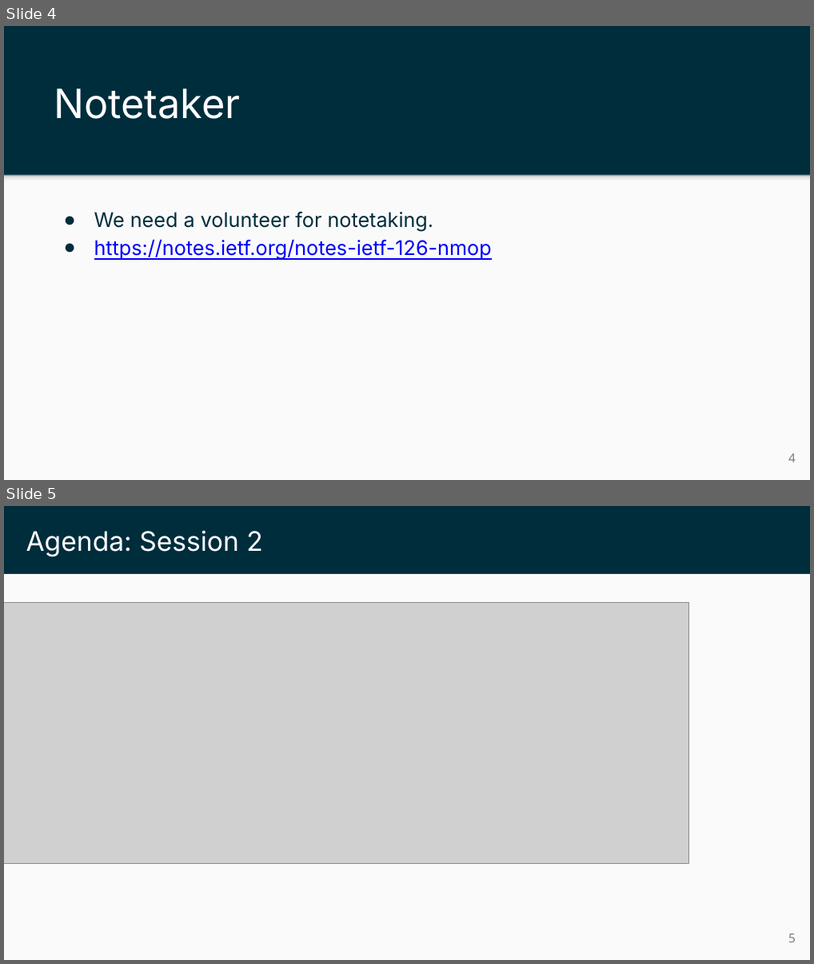
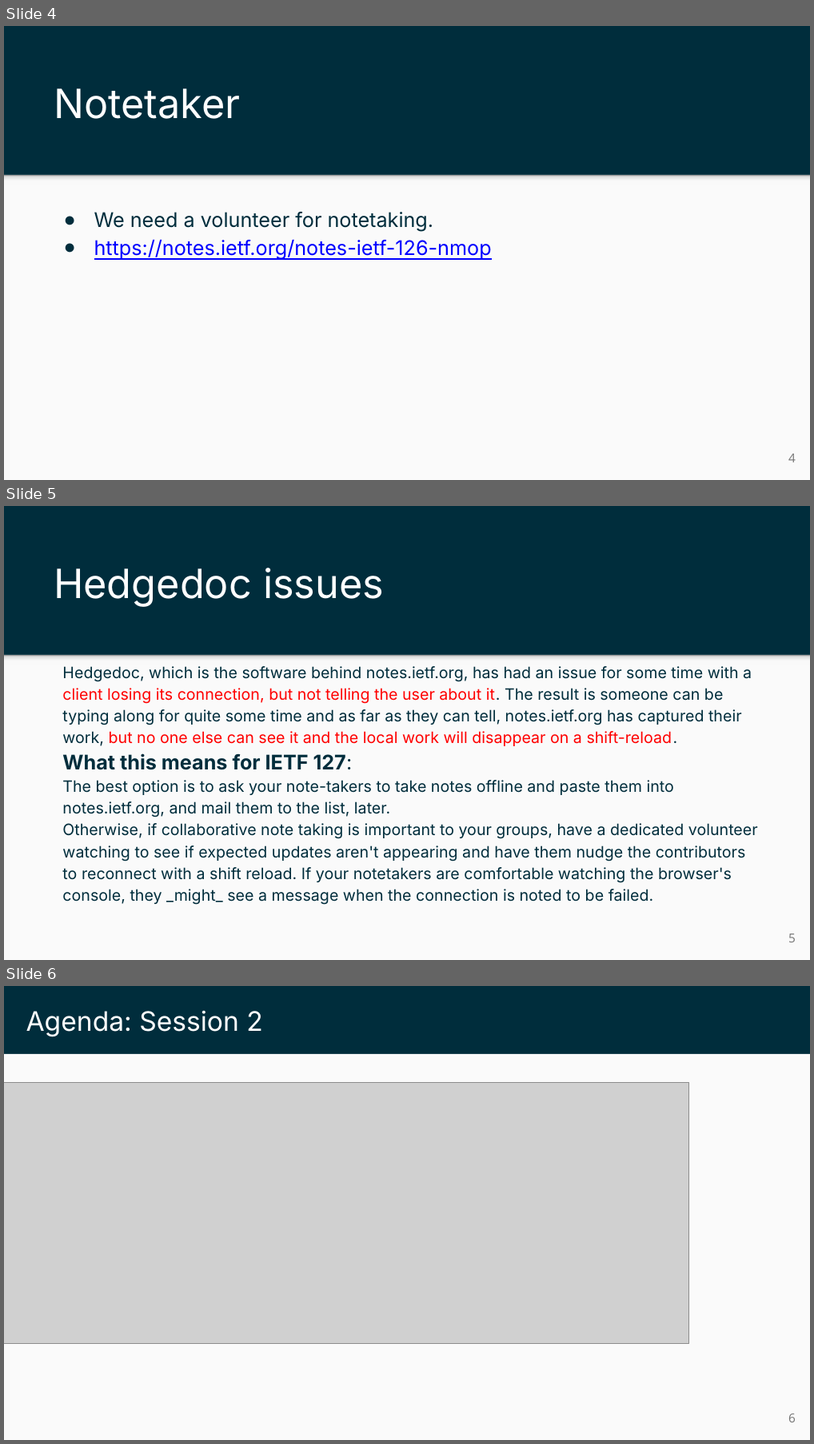
Before and after one commit to ietf-wg-nmop/IETF-Meetings, a slide deck: 127/slides/slides-127-nmop-chair-slides-session2.pptx. Shown one above the other, each under a label of ours: slides 4 and 5 before the commit, slides 4, 5 and 6 after it. The pictures are 814x964 and 814x1444 pixels, drawn with LibreOffice and Linux fonts; fonts in the diff are those of the drawing; grey boxes stand for pictures. Boxes give left, top, right and bottom in pixels: in the first picture for what was removed or moved away, otherwise in the second. Text is boxed around its words. In the diff, an @@ line names an element or a change of style, - is before the commit and + after.

```diff
--- a/127/slides/slides-127-nmop-chair-slides-session2.pptx
+++ b/127/slides/slides-127-nmop-chair-slides-session2.pptx
@@ slide 5 added at (4,506,810,960), background #002D3C; not listed: 2 template elements that a slide beside it also shows @@
@@ title added at (54,568,384,606), 36 pt, text #FFFFFF @@
+Hedgedoc issues
@@ text added at (62,666,758,901), 14 pt, text #002D3C @@
+Hedgedoc, which is the software behind notes.ietf.org, has had an issue for some time with a client losing its connection, but not telling the user about it. The result is someone can be typing along for quite some time and as far as they can tell, notes.ietf.org has captured their work, but no one else can see it and the local work will disappear on a shift-reload.
+What this means for IETF 127:
+The best option is to ask your note-takers to take notes offline and paste them into notes.ietf.org, and mail them to the list, later.
+Otherwise, if collaborative note taking is important to your groups, have a dedicated volunteer watching to see if expected updates aren't appearing and have them nudge the contributors to reconnect with a shift reload. If your notetakers are comfortable watching the browser's console, they _might_ see a message when the connection is noted to be failed.
@@ page number added at (789,933,796,942), 11 pt, text #737373 @@
+5
@@ what was slide 5 is now slide 6 @@
@@ page number at (789,1413,796,1422): text changed @@
-5
+6
```
Also in this commit, not shown: 5 other files.
